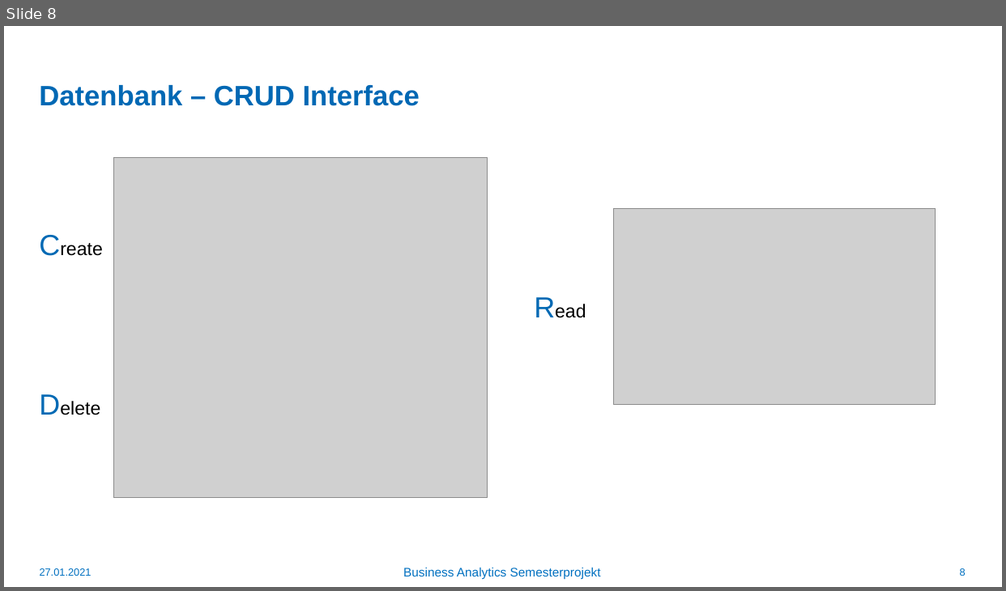
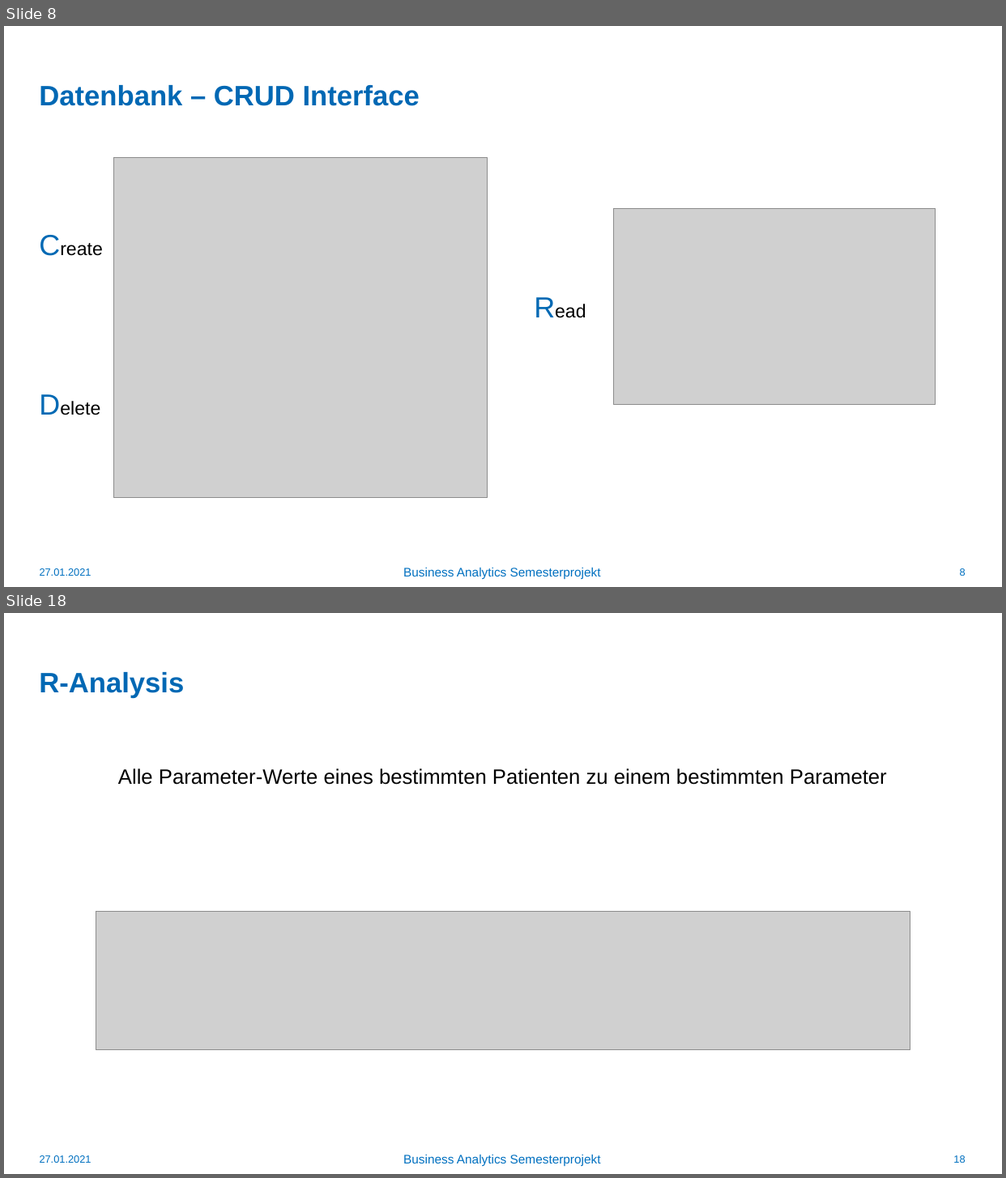
Before and after one commit to mxrdck/BuisnessAnalytics, a slide deck: Präsentation/BA_präsentation.pptx. Shown one above the other, each under a label of ours: slide 8 before the commit, slides 8 and 18 after it; the slides between them are not shown. The pictures are 1006x591 and 1006x1178 pixels, drawn with LibreOffice and Linux fonts; fonts in the diff are those of the drawing; grey boxes stand for pictures; background and template pictures are left out. Boxes give left, top, right and bottom in pixels: in the first picture for what was removed or moved away, otherwise in the second. Text is boxed around its words. In the diff, an @@ line names an element or a change of style, - is before the commit and + after.

```diff
--- a/Präsentation/BA_präsentation.pptx
+++ b/Präsentation/BA_präsentation.pptx
@@ slide 18 added at (4, 613, 1002, 1174), background #FFFFFF @@
@@ title added at (39, 672, 184, 698), 27 pt, text #0068B4, bold @@
+R-Analysis
@@ text added at (118, 769, 887, 785), 20 pt, text #000000 @@
+Alle Parameter-Werte eines bestimmten Patienten zu einem bestimmten Parameter
@@ picture added at (96, 912, 910, 1050) @@
@@ text added at (40, 1156, 91, 1163), 10 pt, text #0070C0 @@
+27.01.2021
@@ text added at (403, 1155, 601, 1166), 12 pt, text #0070C0 @@
+Business Analytics Semesterprojekt
@@ page number added at (953, 1156, 965, 1163), 10 pt, text #0070C0 @@
+18
```
Also in this commit, not shown: 1 slide changed, 10 other slides added.
